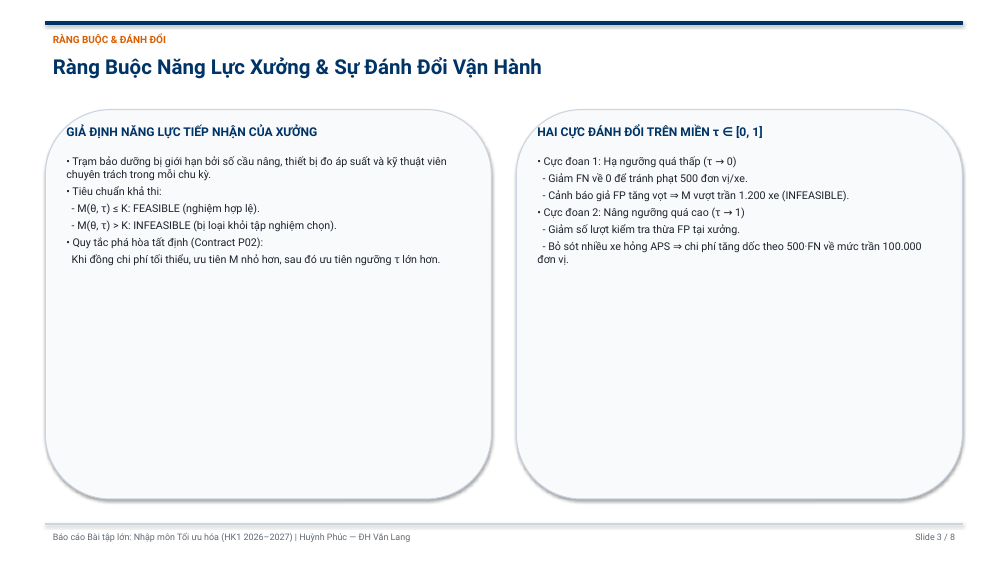
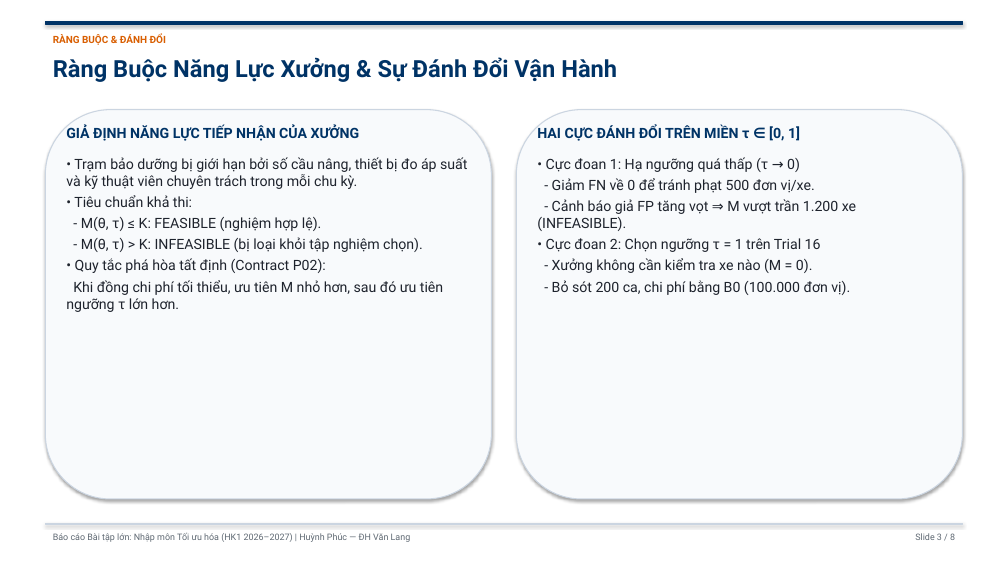
Before and after one commit to PhucHuynh16/scania-aps-cost-optimization, a slide deck: slide 3 of slides/SLIDES_THUYET_TRINH_SCANIA_APS.pptx. Drawn at 1008x567 pixels with LibreOffice and Linux fonts; fonts in the diff are those of the drawing. Boxes give left, top, right and bottom in pixels: in the first picture for what was removed or moved away, otherwise in the second. Text is boxed around its words. In the diff, an @@ line names an element or a change of style, - is before the commit and + after.

```diff
--- a/slides/SLIDES_THUYET_TRINH_SCANIA_APS.pptx
+++ b/slides/SLIDES_THUYET_TRINH_SCANIA_APS.pptx
@@ text "Ràng Buộc Năng Lực Xưởng ..." at [53,57,617,82]: size 19.5 to 22.5 pt @@
@@ text "GIẢ ĐỊNH NĂNG LỰC TIẾP ..." at [66,124,360,141]: size 11.5 to 13.5 pt @@
@@ text "HAI CỰC ĐÁNH ĐỔI TRÊN ..." at [537,124,800,141]: size 11.5 to 13.5 pt @@
@@ text "• Trạm bảo dưỡng bị ..." at [66,157,467,312]: size 10.2 to 13.5 pt @@
@@ text at [537,157,856,231]: size 10.2 to 13.5 pt in "• Cực đoan 1: Hạ ngưỡng quá ...", "- Giảm FN về 0 để tránh ...", "- Cảnh báo giả FP tăng vọt ..." @@
@@ text at [546,238,850,295]: text changed; size 10.2 to 13.5 pt @@
-• Cực đoan 2: Nâng ngưỡng quá cao (τ → 1)
-- Giảm số lượt kiểm tra thừa FP tại xưởng.
-- Bỏ sót nhiều xe hỏng APS ⇒ chi phí tăng dốc theo 500·FN về mức trần 100.000 đơn vị.
+• Cực đoan 2: Chọn ngưỡng τ = 1 trên Trial 16
+- Xưởng không cần kiểm tra xe nào (M = 0).
+- Bỏ sót 200 ca, chi phí bằng B0 (100.000 đơn vị).
```
Also in this commit, not shown: 7 other slides changed, 58 other files.
